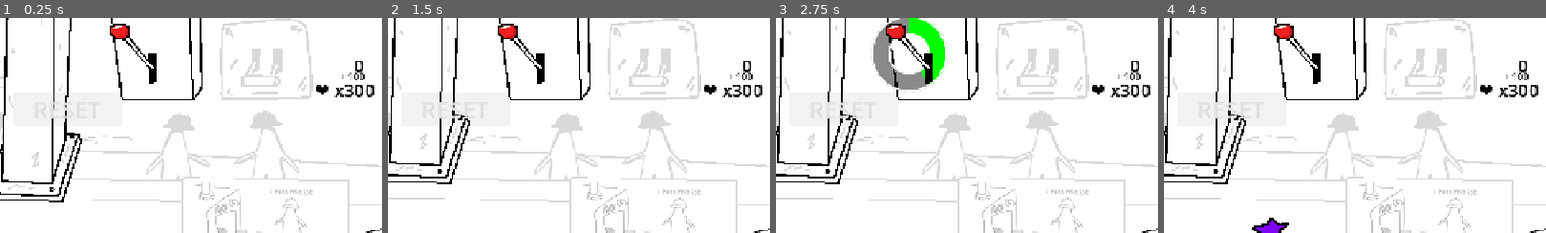
Above: before the commit, frames 1-4 (left to right).
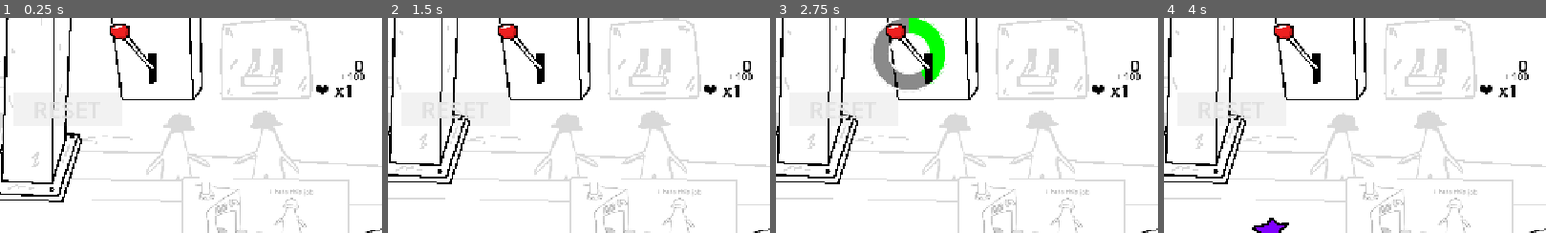
Above: after the commit, the same moments.

Repository: Kuatik/new-game-project
Game: Godot game, scene res://scenes/main.tscn
Two runs of this game, one before a commit and one after it. Both use one fixed random seed, a clock stepped at 60 frames per second and the inputs below.
Inputs (mouse positions are % of the whole screen's width and height, from its top left):
- Up to frame 1 (0.25 s): no input
- Up to frame 2 (1.5 s): tap Enter (ui_accept) at 0.5, 0.77 s; move the mouse to (72, 45) at 0.52 s; hold E (lever_press) 0.53-1.25 s; click (72, 45) at 0.67 s; drag from (30, 55) to (49, 77) at 1.27 s
- Up to frame 3 (2.75 s): move the mouse to (60, 28) at 2.02 s; hold E (lever_press) from 2.03 s (still down); click (60, 28) at 2.17 s
- Up to frame 4 (4 s): release E (lever_press) at 2.75 s; drag from (45, 70) to (20, 35) at 2.77 s; drag from (1, 74) to (55, 50) at 3.52 s
The pictures show only the part of the screen within x 41-91%, y 0-50%; the shares and areas given below are measured in that part.

The runs differ from the first frame. In frame 1, 0.3% of the frame differs, in the area x 90-98%, y 31-37%; in frame 2, 0.3%; in frame 3, 0.3%; in frame 4, 0.3%.

Commit message:
Register SaveManager UID and add lever handler
Add a UID file for SaveManager and update project.godot to reference the SaveManager UID (remove erroneous leading '*'). Reduce starting lives in main.tscn from 300 to 1. Wire a new timeout signal from Press/Lever/LeverCooldown to Press and implement _on_lever_cooldown_timeout in scripts/press.gd to restore lever visuals (toggle lever_texture visibility). These changes register the autoload correctly and add lever cooldown behavior; the lives change likely adjusts game difficulty/testing.

Diff:
--- a/project.godot
+++ b/project.godot
@@ -18,7 +18,7 @@
 [autoload]
 
 Global="*uid://dxc4s2cdv6hgg"
-SaveManager="*uid://diey0bonmvkdo"
+SaveManager="uid://diey0bonmvkdo"
 
 [display]
 
--- a/scenes/main.tscn
+++ b/scenes/main.tscn
@@ -274,7 +274,7 @@
 
 [node name="main" type="Node2D" unique_id=432361688]
 script = ExtResource("1_sugp2")
-lives = 300
+lives = 1
 rand_fire_chance = 10.1
 preview_sprite_frames = ExtResource("2_tefeu")
 
@@ -768,4 +768,5 @@
 
 [connection signal="timeout" from="SpawnTimer" to="." method="_on_timer_timeout"]
 [connection signal="body_entered" from="Press/Area2D" to="Press" method="_on_area_2d_body_entered"]
+[connection signal="timeout" from="Press/Lever/LeverCooldown" to="Press" method="_on_lever_cooldown_timeout"]
 [connection signal="mouse_entered" from="Events/Lights/LightLever/A_Lever" to="Events/Lights" method="_on_a_lever_mouse_entered"]
--- a/scripts/press.gd
+++ b/scripts/press.gd
@@ -51,3 +51,8 @@
 func _on_area_2d_body_entered(body: Node2D) -> void:
 	if body is DraggableShape:
 		body.destroy()
+
+
+func _on_lever_cooldown_timeout() -> void:
+	lever_texture.visible = true
+	lever_texture_Active.visible = false
Not shown, added: global/save_manager.gd.uid
